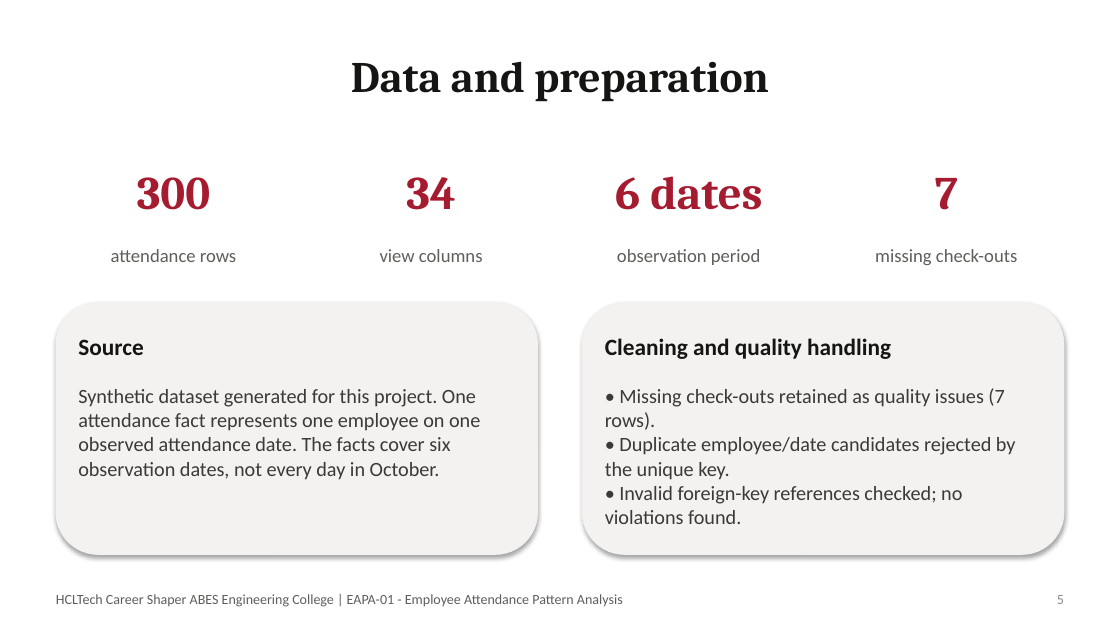
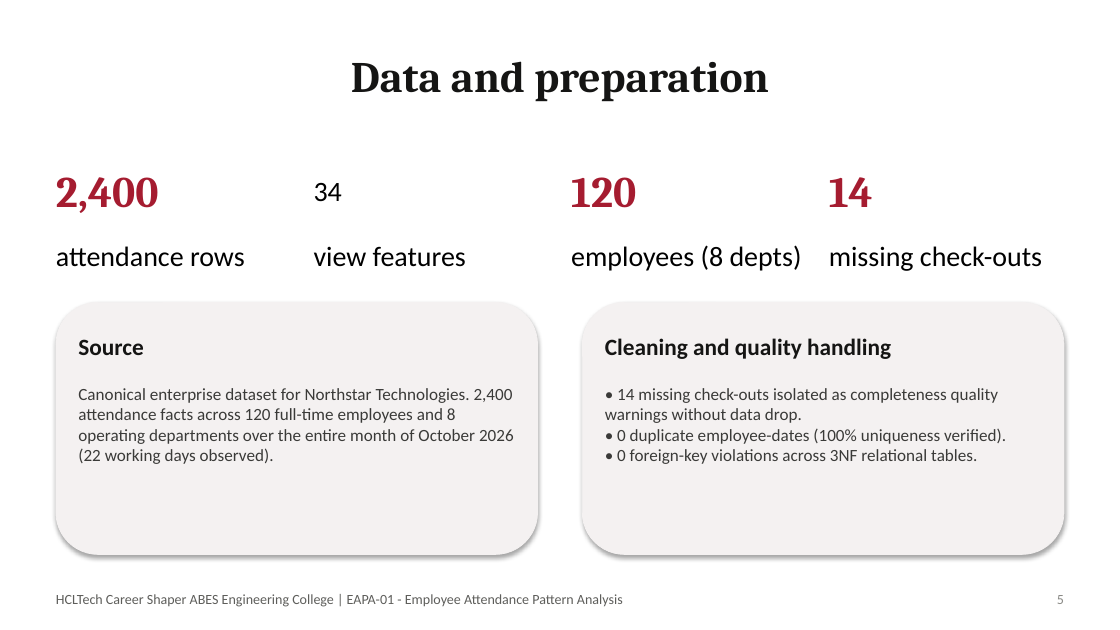
Before and after one commit to AyushKatiyar972194/Employee_Attendance_Pattern_Analysis, a slide deck: slide 5 of EAPA-01_Presentation.pptx. Drawn at 1120x630 pixels with LibreOffice and Linux fonts; fonts in the diff are those of the drawing. Boxes give left, top, right and bottom in pixels: in the first picture for what was removed or moved away, otherwise in the second. Text is boxed around its words. In the diff, an @@ line names an element or a change of style, - is before the commit and + after.

Commit message:
docs: align all presentation slides with 2400-record Enterprise Dataset and 58 passing tests

```diff
--- a/EAPA-01_Presentation.pptx
+++ b/EAPA-01_Presentation.pptx
@@ text "34" at bbox=[314, 183, 342, 202]: size 30 to 18 pt, font Cambria to Calibri, text colour #A51C30 to #000000, bold off; alignment centre to left @@
@@ text at bbox=[56, 177, 159, 213]: text changed; size 30 to 28 pt @@
-300
+2,400
@@ text at bbox=[571, 177, 636, 208]: text changed; size 30 to 28 pt @@
-6 dates
+120
@@ text at bbox=[829, 177, 873, 207]: text changed; size 30 to 28 pt @@
-7
+14
@@ text "attendance rows" at bbox=[56, 246, 245, 267]: size 12 to 18 pt, text colour #5E5E5B to #000000; alignment centre to left @@
@@ text "missing check-outs" at bbox=[829, 246, 1042, 271]: size 12 to 18 pt, text colour #5E5E5B to #000000; alignment centre to left @@
@@ text at bbox=[314, 246, 466, 267]: text changed; size 12 to 18 pt; text colour #5E5E5B to #000000 @@
-view columns
+view features
@@ text at bbox=[571, 245, 802, 271]: text changed; size 12 to 18 pt; text colour #5E5E5B to #000000 @@
-observation period
+employees (8 depts)
@@ text at bbox=[78, 388, 514, 464]: text changed; size 13 to 11 pt @@
-Synthetic dataset generated for this project. One attendance fact represents one employee on one observed attendance date. The facts cover six observation dates, not every day in October.
+Canonical enterprise dataset for Northstar Technologies. 2,400 attendance facts across 120 full-time employees and 8 operating departments over the entire month of October 2026 (22 working days observed).
@@ text at bbox=[605, 388, 1006, 464]: text changed; size 13 to 11 pt @@
-• Missing check-outs retained as quality issues (7 rows).
-• Duplicate employee/date candidates rejected by the unique key.
-• Invalid foreign-key references checked; no violations found.
+• 14 missing check-outs isolated as completeness quality warnings without data drop.
+• 0 duplicate employee-dates (100% uniqueness verified).
+• 0 foreign-key violations across 3NF relational tables.
```
Also in this commit, not shown: 4 other slides changed, 12 other files.
